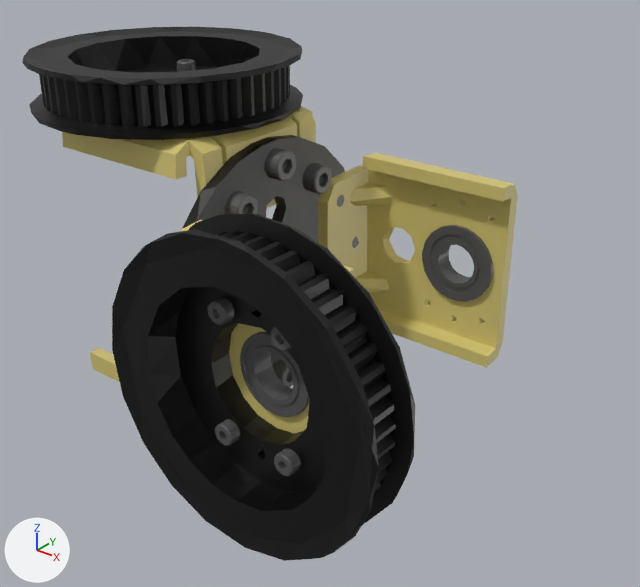
The COLLADA model robots/tiger/urdf/v1/mesh/link/joint_junction_link.dae: old version first, new version second.
Both versions are drawn from a 50 mm camera at (0.1301, -0.1158, 0.0706) aimed at (0.0353, 0.0027, -0.0029). Lighting does not change. The marker at lower left points along +X, +Y and +Z. Vertices at the same position are counted once.

Script lines for the objects in view, before the commit:
```python
me_joint_junction_link_black_001 = bpy.data.meshes.new('joint_junction_link_black.001')
me_joint_junction_link_black_001.from_pydata(...)  # 1525 vertices, 3102 faces; spans x -0.026..0.0776, y -0.0389..0.026, z -0.026..0.0389
me_joint_junction_link_black_001.materials.append(mat_balck_cable_004)  # black #000000
me_joint_junction_link_gold_002 = bpy.data.meshes.new('joint_junction_link_gold.002')
me_joint_junction_link_gold_002.from_pydata(...)  # 686 vertices, 1528 faces; spans x -0.01..0.0615, y -0.0283..0.0283, z -0.0283..0.0283
me_joint_junction_link_gold_002.materials.append(mat_material_004)  # yellow #daca79
me_joint_junction_link_grey_001 = bpy.data.meshes.new('joint_junction_link_grey.001')
me_joint_junction_link_grey_001.from_pydata(...)  # 4708 vertices, 9312 faces; spans x -0.0082..0.0597, y -0.0343..0.029, z -0.029..0.0343
me_joint_junction_link_grey_001.materials.append(mat_grey_003)  # dark grey #565656
ob_joint_junction_link_black = bpy.data.objects.new('joint_junction_link_black', me_joint_junction_link_black_001)
ob_joint_junction_link_black.location = (0.0, 0.0, 0.0)
ob_joint_junction_link_gold = bpy.data.objects.new('joint_junction_link_gold', me_joint_junction_link_gold_002)
ob_joint_junction_link_gold.location = (0.0, 0.0, 0.0)
ob_joint_junction_link_grey = bpy.data.objects.new('joint_junction_link_grey', me_joint_junction_link_grey_001)
ob_joint_junction_link_grey.location = (0.0, 0.0, 0.0)
```
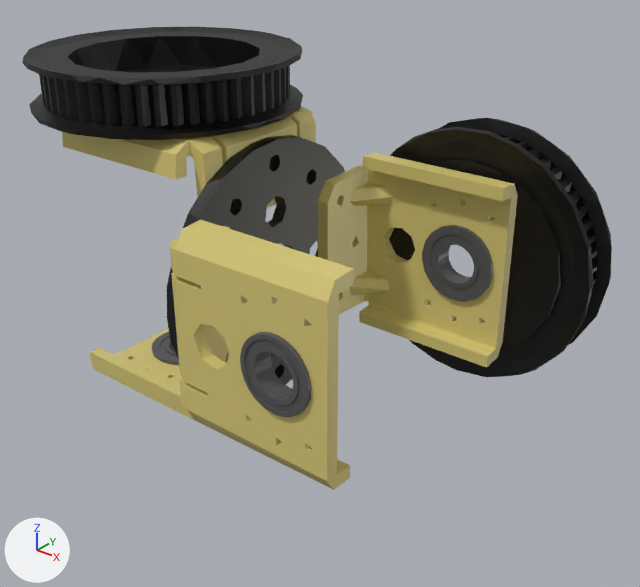
What changed in the scene script:
```text
Change me_joint_junction_link_grey_001:
    used by ob_joint_junction_link_grey; location = (0.0, 0.0, 0.0)
    remove me_joint_junction_link_grey_001.from_pydata(...)  # 4708 vertices, 9312 faces; spans x -0.0082..0.0597, y -0.0343..0.029, z -0.029..0.0343
    add me_joint_junction_link_grey_001.from_pydata(...)  # 2023 vertices, 4022 faces; spans x -0.0078..0.0593, y -0.029..0.029, z -0.029..0.029
    me_joint_junction_link_grey_001 part 1: 20 loose pieces with 2580 vertices, spanning x -0.0082..0.0597, y -0.0343..0.0245, z -0.0245..0.0343, are deleted
    me_joint_junction_link_grey_001 part 2: 66 vertices removed from x -0.0077..0.0077, y -0.0067..0.0069, z -0.029..-0.025; 35 vertices added at x -0.0077..0.0077, y -0.0066..0.0069, z -0.029..-0.025
    me_joint_junction_link_grey_001 part 3: 46 vertices removed from x 0.0445..0.0584, y -0.029..-0.0251, z -0.0066..0.0069; 23 vertices added at x 0.0445..0.0584, y -0.029..-0.0251, z -0.0066..0.0069
Change me_joint_junction_link_black_001:
    used by ob_joint_junction_link_black; location = (0.0, 0.0, 0.0)
    remove me_joint_junction_link_black_001.from_pydata(...)  # 1525 vertices, 3102 faces; spans x -0.026..0.0776, y -0.0389..0.026, z -0.026..0.0389
    add me_joint_junction_link_black_001.from_pydata(...)  # 1525 vertices, 3102 faces; spans x -0.026..0.0775, y -0.026..0.0389, z -0.026..0.0389
    me_joint_junction_link_black_001 part 4: a new loose piece of 592 vertices spanning x 0.0254..0.0775, y 0.0283..0.0389, z -0.0259..0.026, in mat_balck_cable_004 (black #000000)
    me_joint_junction_link_black_001 part 5: the loose piece of 591 vertices spanning x 0.0255..0.0776, y -0.0389..-0.0283, z -0.0259..0.026 is deleted
    me_joint_junction_link_black_001 part 6
    16 faces are deleted
    16 new faces join them
    me_joint_junction_link_black_001 part 7
    21 vertices are removed from x 0.0245..0.027, y -0.0218..0.0181, z -0.0176..0.0258
    134 faces are deleted
    4 vertices move from x 0.027, y -0.0121..0.0177, z -0.0181..-0.0116 to x 0.027, y -0.0121..0.0181, z -0.0177..-0.0108
    20 vertices are added at x 0.0245..0.027, y -0.023..0.0176, z -0.0181..0.0255
    132 new faces join them
```

What differs and where, as boxes [x1, y1, x2, y2] in the pictures (640 x 587 px; the box of a moved part takes in the faces that stretch with it):
'joint_junction_link_black', reshaped (50% wider, 33% shorter): before [22, 27, 415, 561]; after [22, 27, 612, 385]
'joint_junction_link_grey', reshaped: before [177, 59, 493, 477]; after [152, 225, 493, 417]
part 1 of me_joint_junction_link_grey_001, deleted: before [177, 59, 359, 477]
part 2 of me_joint_junction_link_grey_001, moved or reshaped (not visible before): after [160, 332, 171, 357]
part 3 of me_joint_junction_link_grey_001, moved or reshaped: [244, 334, 292, 413] in both
part 4 of me_joint_junction_link_black_001, added (black): after [389, 118, 612, 377]
part 5 of me_joint_junction_link_black_001, deleted (black): before [112, 214, 415, 561]
part 6 of me_joint_junction_link_black_001, moved or reshaped: before [196, 66, 216, 70]; after [183, 65, 216, 70]
part 7 of me_joint_junction_link_black_001, moved or reshaped: before [180, 137, 343, 241]; after [167, 137, 343, 370]
